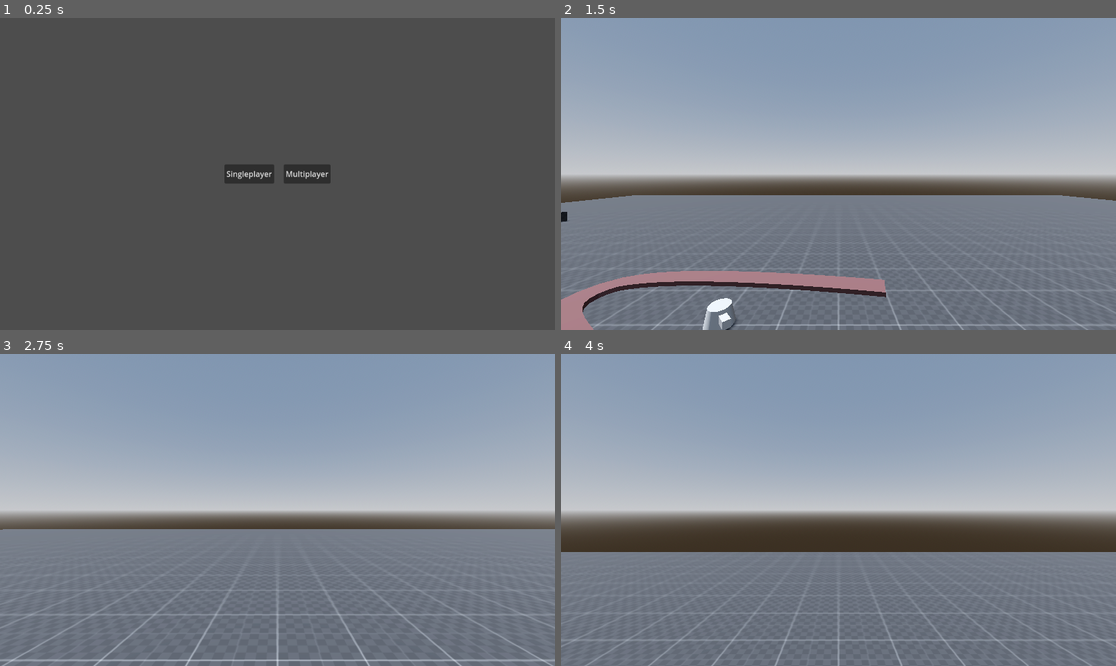
Above: before the commit, frames 1-4 (two rows, left to right).
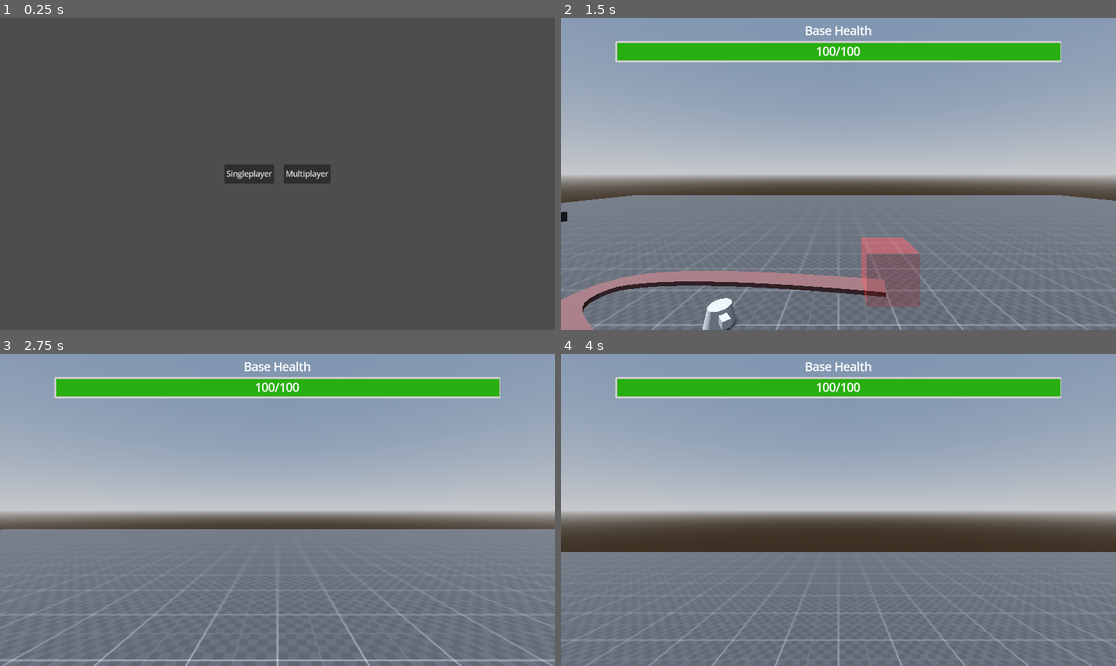
Above: after the commit, the same moments.

Repository: Acux-Dev/tdmonsters
Game: Godot game, scene res://Scenes/Menu/menu.tscn
Same seed, same stepped clock (60 frames per second), same inputs: the game is played once before the commit and once after it. The project has no main scene, so this scene is started directly.
Inputs (mouse positions are in pixels of both pictures, inside the frame that each line leads up to):
- Up to frame 1 (0.25 s): no input
- Up to frame 2 (1.5 s): click "Singleplayer" at 0.5 s; tap Enter (ui_accept) at 1.25 s; move the mouse to (866, 174) at 1.27 s; press the mouse at (866, 174) at 1.28 s; hold W (forward) from 1.28 s (still down)
- Up to frame 3 (2.75 s): keep holding W (forward); tap Enter (ui_accept) at 1.52, 2.27 s; move the mouse to (249, 510) at 2.02 s; release the mouse at (249, 510) at 2.03 s; tap Ctrl (crouch) at 2.1 s
- Up to frame 4 (4 s): keep holding W (forward); move the mouse to (849, 503) at 2.77 s; hold Alt (free_look) 2.78-3.53 s; move the mouse to (832, 516) at 3.52 s; tap Shift (sprint) at 3.6 s; click (832, 516) at 3.67 s; tap Enter (ui_accept) at 3.77 s

The runs differ from the first frame. In frame 1, 0.1% of the frame differs, in the area x 40-60%, y 48-52%; in frame 2, 6.8%, in the area x 9-91%, y 2-93%; in frame 3, 5.7%; in frame 4, 5.7%.

Commit message:
Added base health system and UI

Diff:
--- /dev/null
+++ b/Scenes/Assets/Base/Base.tscn
@@ -0,0 +1,26 @@
+[gd_scene load_steps=5 format=3 uid="uid://cgl0mr63t0i44"]
+
+[ext_resource type="Script" uid="uid://3a7x6abv5cuo" path="res://Scenes/Assets/Base/base.gd" id="1_o6dw3"]
+
+[sub_resource type="BoxShape3D" id="BoxShape3D_3e8bh"]
+
+[sub_resource type="StandardMaterial3D" id="StandardMaterial3D_3e8bh"]
+transparency = 1
+albedo_color = Color(0.960938, 0.120117, 0.120117, 0.223529)
+
+[sub_resource type="BoxMesh" id="BoxMesh_o6dw3"]
+material = SubResource("StandardMaterial3D_3e8bh")
+
+[node name="Base" type="Area3D"]
+script = ExtResource("1_o6dw3")
+
+[node name="BaseCollision" type="CollisionShape3D" parent="."]
+transform = Transform3D(1, 0, 0, 0, 1, 0, 0, 0, 1, 0, 0.5, 0)
+shape = SubResource("BoxShape3D_3e8bh")
+
+[node name="MeshInstance3D" type="MeshInstance3D" parent="."]
+transform = Transform3D(1, 0, 0, 0, 1, 0, 0, 0, 1, 0, 0.5, 0)
+mesh = SubResource("BoxMesh_o6dw3")
+
+[connection signal="area_entered" from="." to="." method="_on_area_entered"]
+[connection signal="body_entered" from="." to="." method="_on_body_entered"]
--- /dev/null
+++ b/Scenes/Assets/Base/base.gd
@@ -0,0 +1,9 @@
+extends Area3D
+
+func _on_body_entered(body):
+	if body.is_in_group("Enemy"):
+		print(body)
+		print(body.name)
+		print(body.health)
+		SignalBus.base_reduce_health(body.health)
+		body.take_damage(body.health)
--- /dev/null
+++ b/Scenes/Assets/HealthBar/HealthBar.tscn
@@ -0,0 +1,78 @@
+[gd_scene load_steps=5 format=3 uid="uid://nms46oxx35u"]
+
+[ext_resource type="Script" uid="uid://mx0tc5gm07h7" path="res://Scenes/Assets/HealthBar/health_bar.gd" id="1_6kq5b"]
+
+[sub_resource type="LabelSettings" id="LabelSettings_fuhnp"]
+font_size = 24
+
+[sub_resource type="StyleBoxFlat" id="StyleBoxFlat_fuhnp"]
+bg_color = Color(0.046875, 0.046875, 0.046875, 1)
+border_width_left = 4
+border_width_top = 4
+border_width_right = 4
+border_width_bottom = 4
+corner_radius_top_left = 2
+corner_radius_top_right = 2
+corner_radius_bottom_right = 2
+corner_radius_bottom_left = 2
+expand_margin_left = 2.0
+expand_margin_top = 2.0
+expand_margin_right = 2.0
+expand_margin_bottom = 2.0
+anti_aliasing = false
+
+[sub_resource type="StyleBoxFlat" id="StyleBoxFlat_6kq5b"]
+bg_color = Color(0.159224, 0.6875, 0.0671387, 1)
+border_width_left = 2
+border_width_top = 2
+border_width_bottom = 2
+corner_radius_top_left = 1
+corner_radius_bottom_left = 1
+anti_aliasing = false
+
+[node name="HealthBar" type="Control"]
+layout_mode = 3
+anchor_right = 1.0
+script = ExtResource("1_6kq5b")
+
+[node name="Title" type="Label" parent="."]
+layout_mode = 2
+anchor_right = 1.0
+anchor_bottom = 1.0
+offset_top = 10.0
+offset_bottom = 43.5
+grow_horizontal = 2
+grow_vertical = 2
+text = "Base Health"
+label_settings = SubResource("LabelSettings_fuhnp")
+horizontal_alignment = 1
+vertical_alignment = 1
+
+[node name="ProgressBar" type="ProgressBar" parent="."]
+layout_mode = 1
+anchors_preset = -1
+anchor_left = 0.1
+anchor_top = 0.5
+anchor_right = 0.9
+anchor_bottom = 0.5
+offset_top = 50.0
+offset_bottom = 90.0
+grow_horizontal = 2
+grow_vertical = 2
+theme_override_styles/background = SubResource("StyleBoxFlat_fuhnp")
+theme_override_styles/fill = SubResource("StyleBoxFlat_6kq5b")
+value = 50.0
+rounded = true
+show_percentage = false
+
+[node name="HealthAmount" type="Label" parent="ProgressBar"]
+layout_mode = 1
+anchors_preset = 15
+anchor_right = 1.0
+anchor_bottom = 1.0
+grow_horizontal = 2
+grow_vertical = 2
+text = "50"
+label_settings = SubResource("LabelSettings_fuhnp")
+horizontal_alignment = 1
+vertical_alignment = 1
--- /dev/null
+++ b/Scenes/Assets/HealthBar/health_bar.gd
@@ -0,0 +1,19 @@
+extends Control
+
+var max_health := 100
+
+var health
+
+func _ready():
+	health = max_health
+	$ProgressBar.max_value = max_health
+	$ProgressBar.value = health
+	$ProgressBar/HealthAmount.text = str(health) + "/" + str(max_health)
+	SignalBus.base_damaged.connect(reduce_base_health)
+
+func reduce_base_health(damage):
+	health -= damage
+	if health < 0:
+		health = 0
+	create_tween().tween_property($ProgressBar, "value", health, 0.1)
+	$ProgressBar/HealthAmount.text = str(health) + "/" + str(max_health)
--- a/Scenes/Enemies/TestingEnemies/bloon_1.gd
+++ b/Scenes/Enemies/TestingEnemies/bloon_1.gd
@@ -1,7 +1,7 @@
 extends CharacterBody3D
 
 @export var speed = 2
-@export var health = 100
+@export var health = 1000
 
 @export var mesh : MeshInstance3D
 @export var outline_material : Material
--- a/Scenes/Player/Player.tscn
+++ b/Scenes/Player/Player.tscn
@@ -15,8 +15,8 @@
 height = 1.2
 
 [node name="Player" type="CharacterBody3D"]
-collision_layer = 3
-collision_mask = 2
+collision_layer = 32768
+collision_mask = 32768
 script = ExtResource("1_wu2ko")
 
 [node name="Standing_collision_shape" type="CollisionShape3D" parent="."]
--- a/Scenes/Terrain/testTerrain.tscn
+++ b/Scenes/Terrain/testTerrain.tscn
@@ -1,9 +1,11 @@
-[gd_scene load_steps=11 format=3 uid="uid://c6mmr47mty3ce"]
+[gd_scene load_steps=13 format=3 uid="uid://c6mmr47mty3ce"]
 
 [ext_resource type="Texture2D" uid="uid://ckanarewhkh3v" path="res://Materials/Floor_Textures/texture_07.png" id="1_lyhw4"]
 [ext_resource type="Script" uid="uid://c23f31dgo20ye" path="res://Scenes/Terrain/game_scene.gd" id="1_xr38a"]
 [ext_resource type="PackedScene" uid="uid://du7my4ggbjj2" path="res://Scenes/Player/Player.tscn" id="2_pc7tu"]
 [ext_resource type="PackedScene" uid="uid://bqrowwsxgxik3" path="res://Scenes/Towers/SimpleTower/simple_tower.tscn" id="4_tempu"]
+[ext_resource type="PackedScene" uid="uid://cgl0mr63t0i44" path="res://Scenes/Assets/Base/Base.tscn" id="5_niw0r"]
+[ext_resource type="PackedScene" uid="uid://nms46oxx35u" path="res://Scenes/Assets/HealthBar/HealthBar.tscn" id="6_kormt"]
 
 [sub_resource type="StandardMaterial3D" id="StandardMaterial3D_hp7fv"]
 albedo_texture = ExtResource("1_lyhw4")
@@ -40,8 +42,8 @@
 [node name="CSGBox3D" type="CSGBox3D" parent="stage"]
 transform = Transform3D(1, 0, 0, 0, 1, 0, 0, 0, 1, 0, -0.5, 0)
 use_collision = true
-collision_layer = 3
-collision_mask = 3
+collision_layer = 32771
+collision_mask = 32771
 size = Vector3(50, 1, 50)
 material = SubResource("StandardMaterial3D_hp7fv")
 
@@ -102,5 +104,12 @@
 [node name="simple_tower2" parent="." instance=ExtResource("4_tempu")]
 transform = Transform3D(1, 0, 0, 0, 1, 0, 0, 0, 1, 9.054, 0.5, -17.999)
 
+[node name="Base" parent="." instance=ExtResource("5_niw0r")]
+transform = Transform3D(1, 0, 0, 0, 1, 0, 0, 0, 1, 4.95597, 0, 0.0344542)
+
+[node name="HealthBar" parent="." instance=ExtResource("6_kormt")]
+anchors_preset = 10
+grow_horizontal = 2
+
 [connection signal="spawn_tower" from="Player" to="." method="_on_player_spawn_tower"]
 [connection signal="timeout" from="EnemySpawnTimer" to="." method="_on_enemy_spawn_timer_timeout"]
--- /dev/null
+++ b/Scripts/Autoload/SignalBus.gd
@@ -0,0 +1,6 @@
+extends Node
+
+signal base_damaged(damage)
+
+func base_reduce_health(damage):
+	base_damaged.emit(damage)
--- a/project.godot
+++ b/project.godot
@@ -16,7 +16,8 @@
 
 [autoload]
 
-GameManager="*res://Scripts/PlayerScripts/GameManager.gd"
+GameManager="*res://Scripts/Autoload/GameManager.gd"
+SignalBus="*res://Scripts/Autoload/SignalBus.gd"
 Server="*res://Scenes/Singletons/Server.gd"
 
 [dotnet]
@@ -34,6 +35,10 @@
 "res://Scenes/": "red",
 "res://Scripts/": "green"
 }
+
+[gui]
+
+theme/default_font_multichannel_signed_distance_field=true
 
 [input]
 
Not shown, added: Scenes/Assets/Base/base.gd.uid
Not shown, added: Scenes/Assets/HealthBar/health_bar.gd.uid
Renamed: Scripts/PlayerScripts/GameManager.gd -> Scripts/Autoload/GameManager.gd
Renamed: Scripts/PlayerScripts/GameManager.gd.uid -> Scripts/Autoload/GameManager.gd.uid
Not shown, added: Scripts/Autoload/SignalBus.gd.uid
